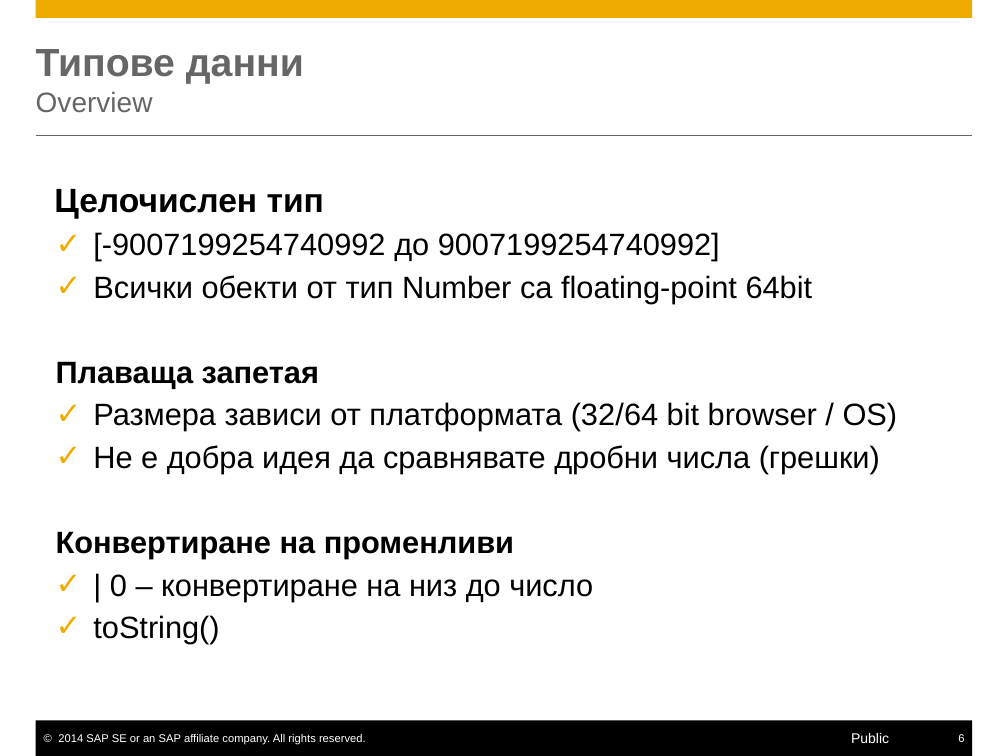
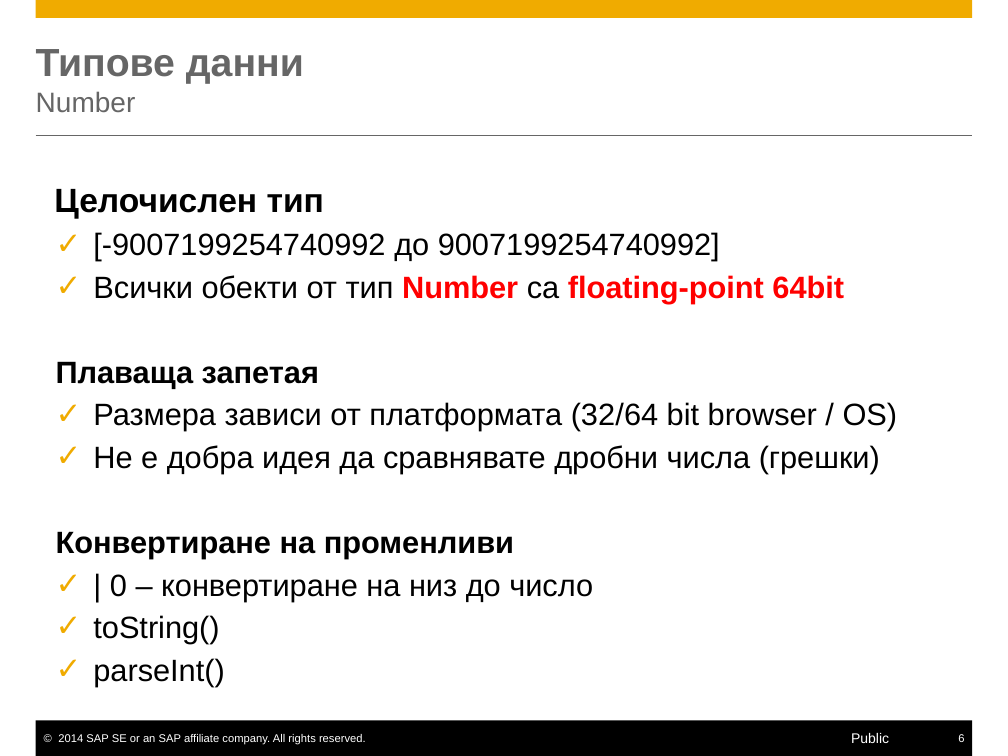
Before and after one commit to MapTo0/Front-end-FMI, a slide deck: slide 6 of JavaScript 1/JavaScriptIntro.pptx. Drawn at 1008x756 pixels with LibreOffice and Linux fonts; fonts in the diff are those of the drawing. Boxes give left, top, right and bottom in pixels: in the first picture for what was removed or moved away, otherwise in the second. Text is boxed around its words. In the diff, an @@ line names an element or a change of style, - is before the commit and + after.

```diff
--- a/JavaScript 1/JavaScriptIntro.pptx
+++ b/JavaScript 1/JavaScriptIntro.pptx
@@ title at bbox=[36, 49, 304, 112]: text changed @@
-Типове данни
-Overview
+Типове данни
+Number
@@ text at bbox=[54, 189, 898, 644]: paragraph added @@
+    ✓ parseInt()
@@ text at bbox=[93, 275, 844, 303]: text colour #000000 to #FF0000, bold on in "Number floating-point 64bit" @@
```
Also in this commit, not shown: 11 other slides changed.
